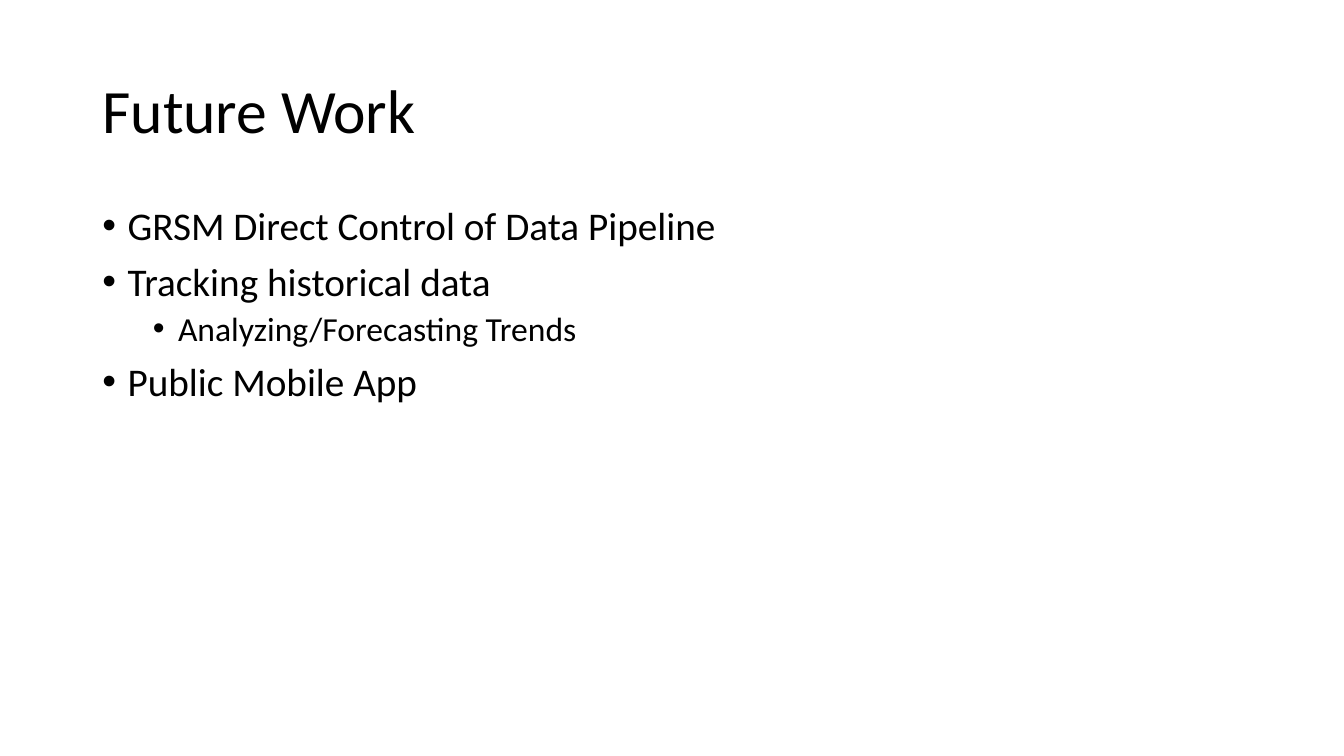
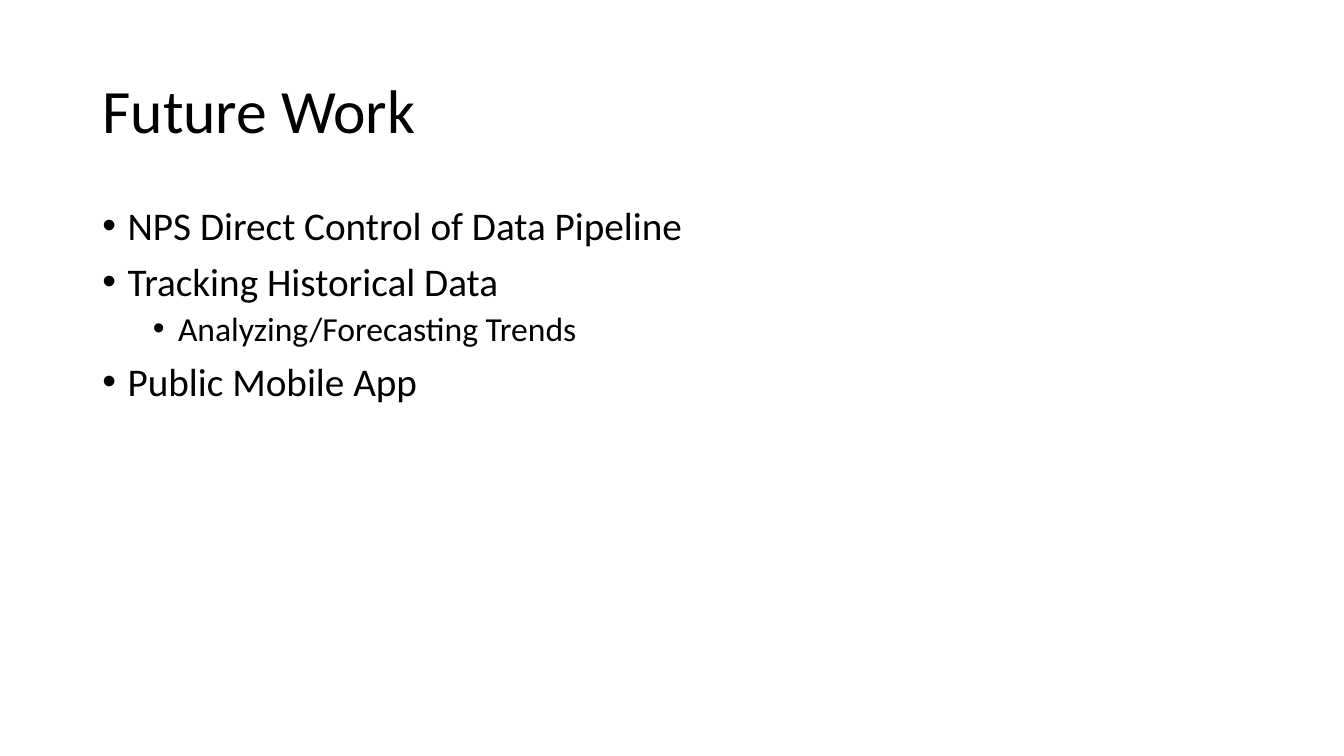
Before and after one commit to lonnieljyu/npmap-species, a slide deck: slide 11 of presentation/species_mapper_presentation.pptx (slide 17 before the commit). Drawn at 1344x756 pixels with LibreOffice and Linux fonts; fonts in the diff are those of the drawing. Boxes give left, top, right and bottom in pixels: in the first picture for what was removed or moved away, otherwise in the second. Text is boxed around its words. In the diff, an @@ line names an element or a change of style, - is before the commit and + after.

```diff
--- a/presentation/species_mapper_presentation.pptx
+++ b/presentation/species_mapper_presentation.pptx
@@ text at box(128, 212, 682, 303): text changed @@
-• GRSM Direct Control of Data Pipeline
-• Tracking historical data
+• NPS Direct Control of Data Pipeline
+• Tracking Historical Data
```
Also in this commit, not shown: 4 other slides changed, 4 slides added, 10 slides removed, 1 other file.
